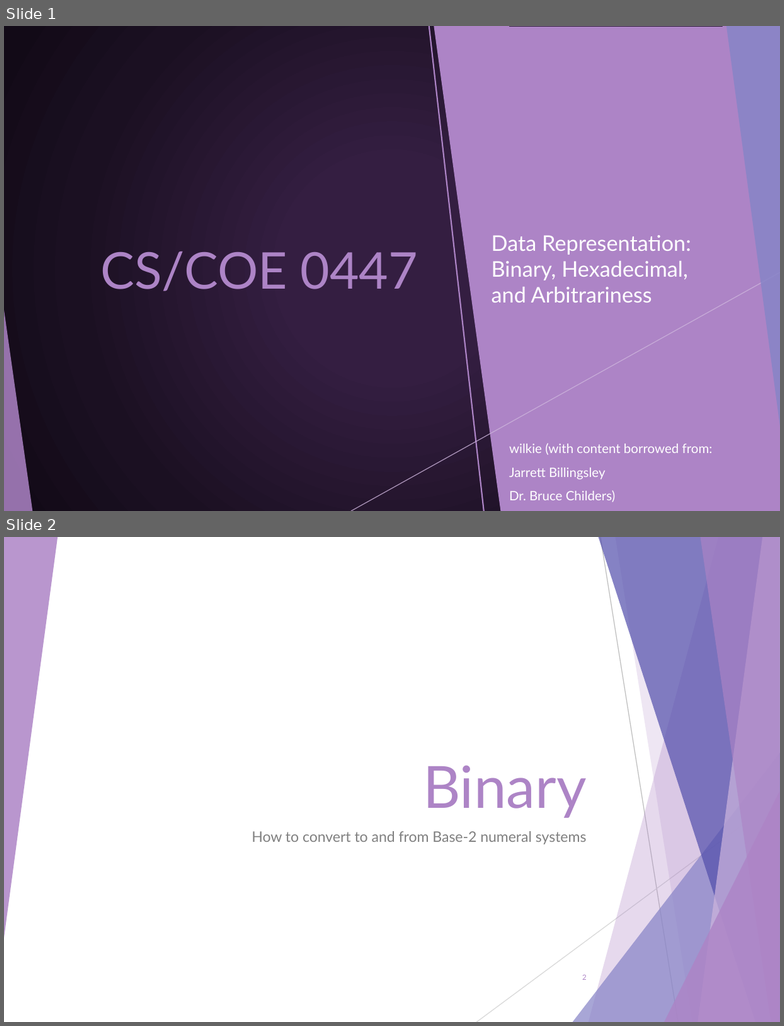
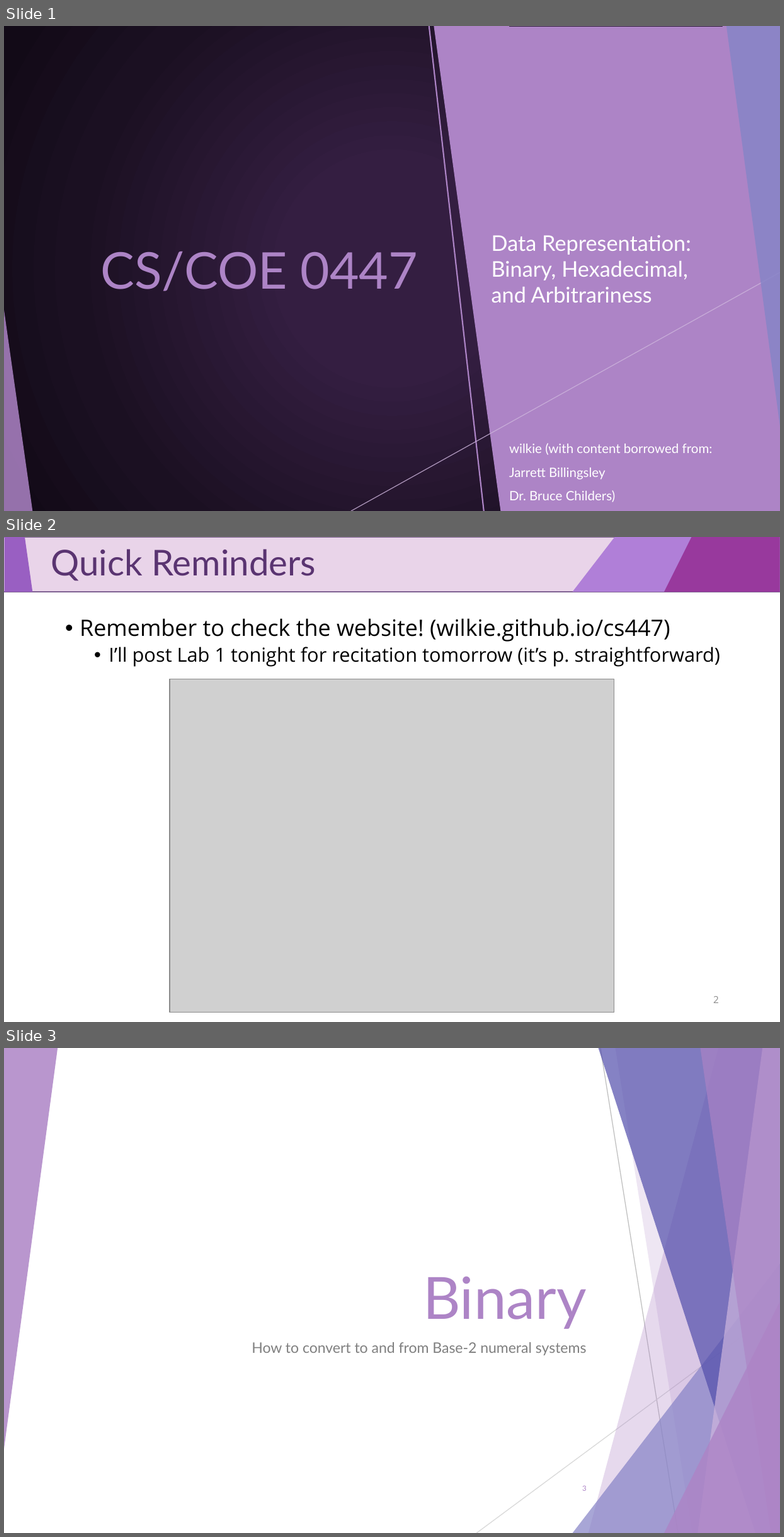
Before and after one commit to luisfnqoliveira/cs447-1, a slide deck: slides/03_CS0447_Data-Representation.pptx. Shown one above the other, each under a label of ours: slides 1 and 2 before the commit, slides 1, 2 and 3 after it. The pictures are 784x1026 and 784x1537 pixels, drawn with LibreOffice and Linux fonts; fonts in the diff are those of the drawing; grey boxes stand for pictures. Boxes give left, top, right and bottom in pixels: in the first picture for what was removed or moved away, otherwise in the second. Text is boxed around its words. In the diff, an @@ line names an element or a change of style, - is before the commit and + after.

```diff
--- a/slides/03_CS0447_Data-Representation.pptx
+++ b/slides/03_CS0447_Data-Representation.pptx
@@ slide 2 added at [4, 537, 780, 1022], background #FFFFFF @@
@@ rectangle added at [4, 537, 780, 592], fill #E9D4E9, outline #806292 1 pt @@
@@ freeform shape added at [5, 537, 33, 592], fill #995FC2 @@
@@ title added at [51, 549, 316, 581], 33 pt, text #5A3471 @@
+Quick Reminders
@@ freeform shape added at [573, 537, 780, 592], fill #B07FD8 @@
@@ freeform shape added at [664, 537, 780, 592], fill #98399D @@
@@ text added at [80, 618, 720, 667], 18 pt, text #000000 @@
+• Remember to check the website! (wilkie.github.io/cs447)
+  • I’ll post Lab 1 tonight for recitation tomorrow (it’s p. straightforward)
@@ picture added at [170, 679, 615, 1012] @@
@@ page number added at [713, 996, 719, 1003], 9 pt, text #8C8C8C @@
+2
@@ what was slide 2 is now slide 3 @@
```
Also in this commit, not shown: 1 other slide added, 1 other file.
